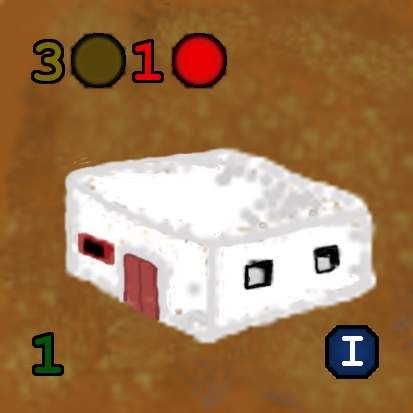
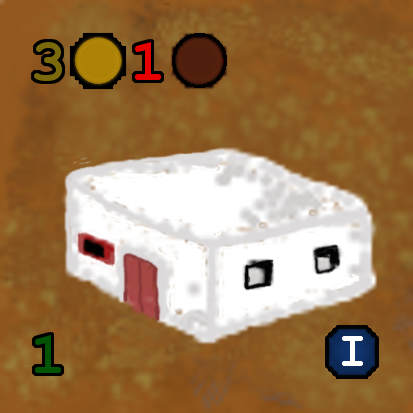
Two versions of the same layered image (413x413). Layer-by-layer changes:
renamed "Icono Oro.png" to "Icono Oro.png #1", moved it above "Icono Madera.png #1", painted on it over [70, 33, 126, 89]
renamed "Icono Madera.png" to "Icono Madera.png #1", painted on it over [171, 34, 226, 87]
